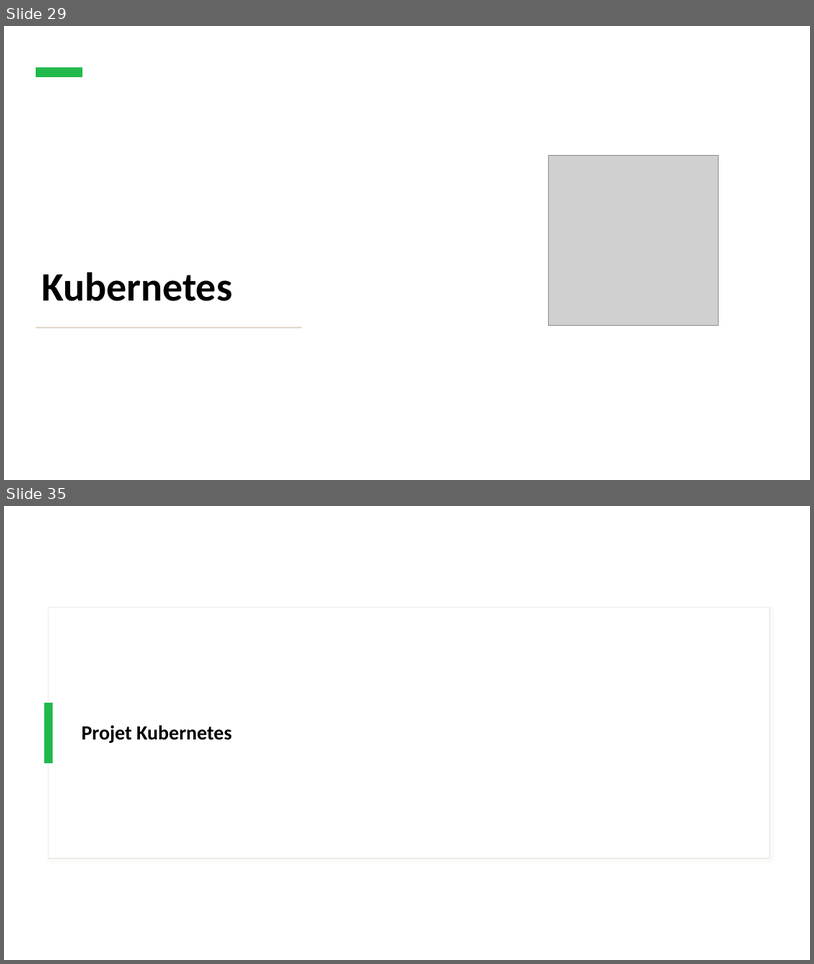
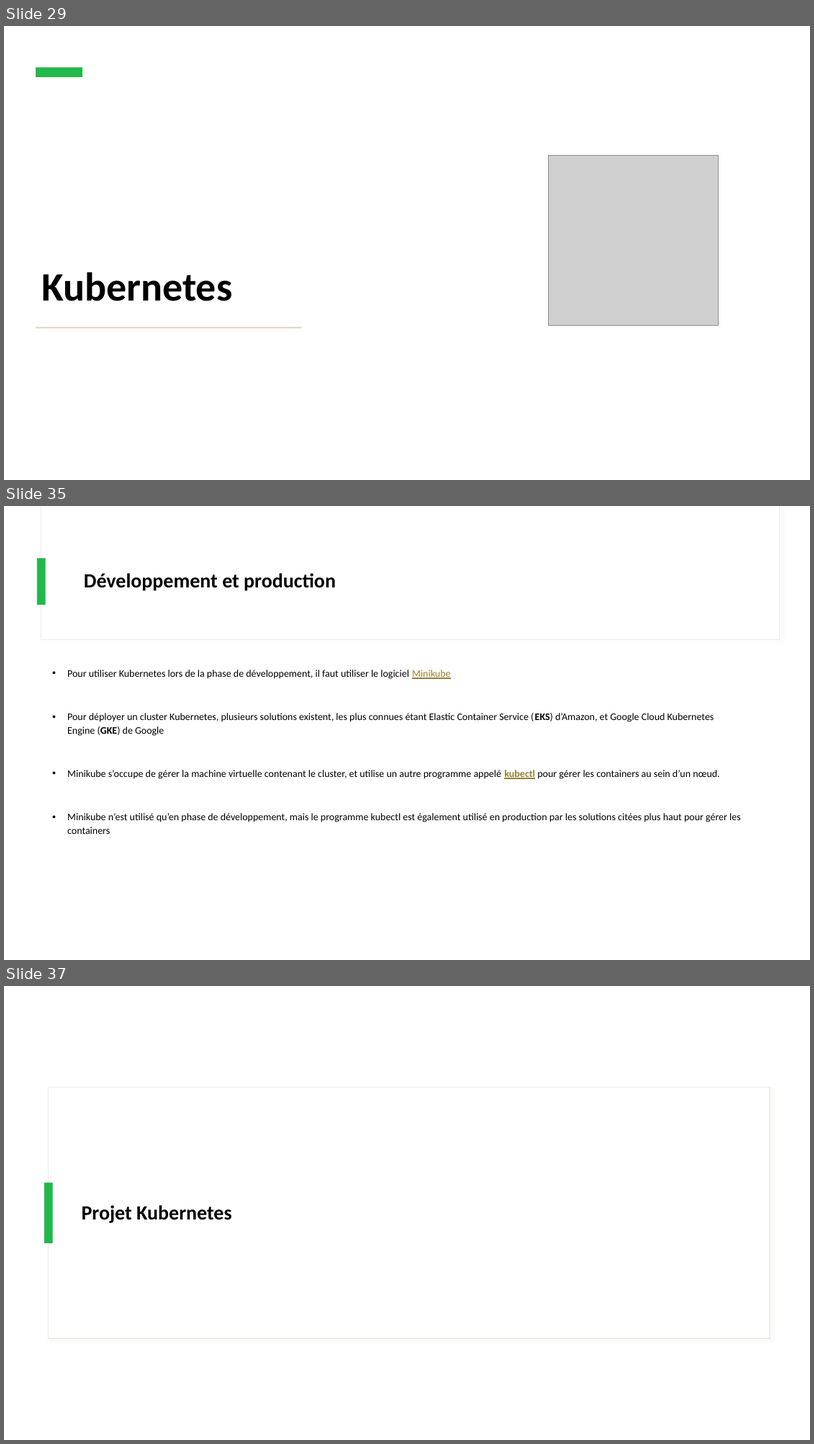
Before and after one commit to IPSSIASIDEV2/Jedy-DockerKubernetes-Formation, a slide deck: Cours/Cours.pptx. Shown one above the other, each under a label of ours: slides 29 and 35 before the commit, slides 29, 35 and 37 after it; the slides between them are not shown. The pictures are 814x964 and 814x1444 pixels, drawn with LibreOffice and Linux fonts; fonts in the diff are those of the drawing; grey boxes stand for pictures. Boxes give left, top, right and bottom in pixels: in the first picture for what was removed or moved away, otherwise in the second. Text is boxed around its words. In the diff, an @@ line names an element or a change of style, - is before the commit and + after.

```diff
--- a/Cours/Cours.pptx
+++ b/Cours/Cours.pptx
@@ slide 35 added at [4, 506, 810, 960], background #FFFFFF @@
@@ rectangle added at [41, 506, 779, 640], fill #FFFFFF, outline #F0ECE5 0.75 pt @@
@@ rectangle added at [41, 506, 779, 639], fill #FFFFFF @@
@@ rectangle added at [37, 558, 46, 605], fill #21B94B @@
@@ title added at [84, 573, 336, 591], 24 pt, text #000000, bold @@
+Développement et production
@@ text added at [67, 669, 741, 834], 12 pt, text #000000 @@
+• Pour utiliser Kubernetes lors de la phase de développement, il faut utiliser le logiciel Minikube
+• Pour déployer un cluster Kubernetes, plusieurs solutions existent, les plus connues étant Elastic Container Service (EKS) d’Amazon, et Google Cloud Kubernetes Engine (GKE) de Google
+• Minikube s’occupe de gérer la machine virtuelle contenant le cluster, et utilise un autre programme appelé kubectl pour gérer les containers au sein d’un nœud.
+• Minikube n’est utilisé qu’en phase de développement, mais le programme kubectl est également utilisé en production par les solutions citées plus haut pour gérer les containers
@@ what was slide 35 is now slide 37 @@
```
Also in this commit, not shown: 1 slide changed, 5 other slides added, 4 slides removed, 8 other files.
